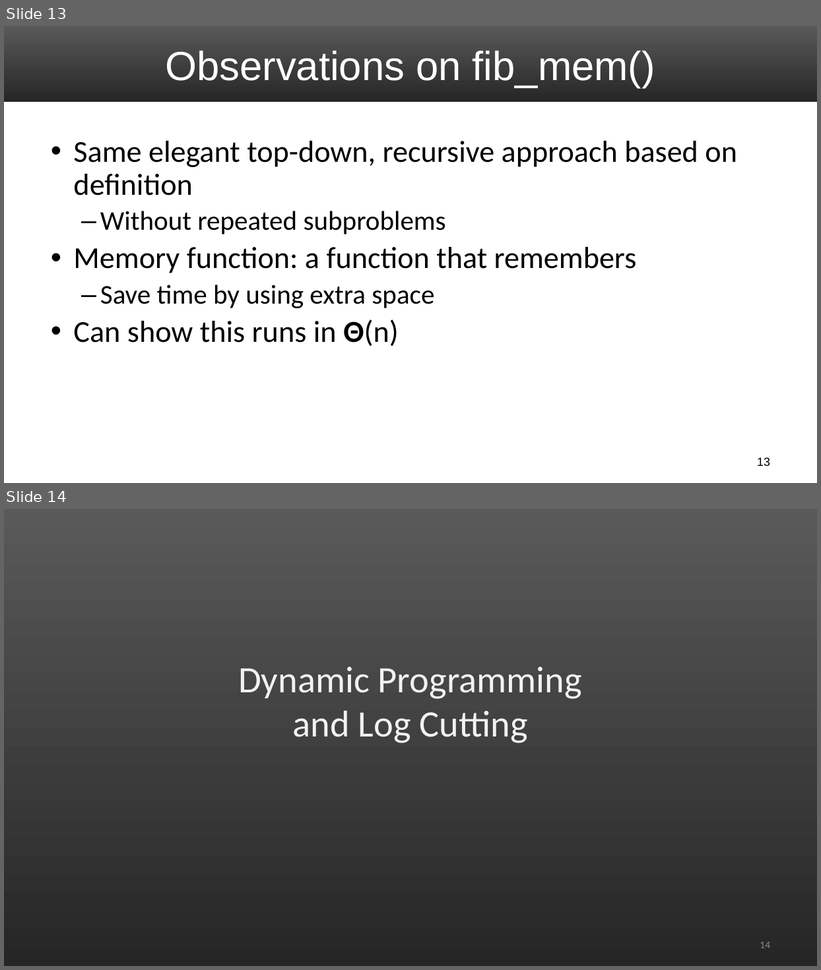
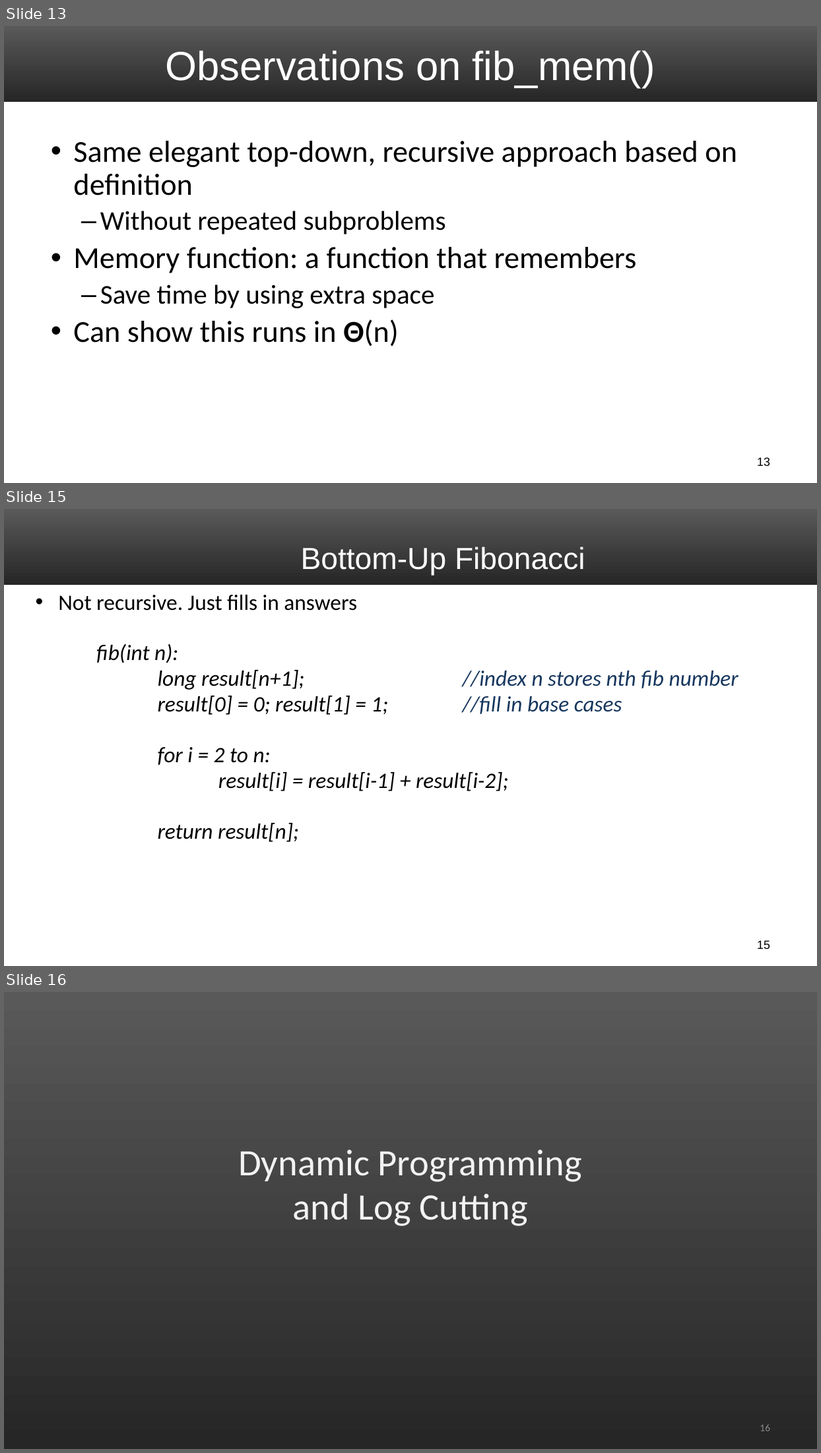
Before and after one commit to markfloryan/dsa2, a slide deck: slides/05-DPRodCut.pptx. Shown one above the other, each under a label of ours: slides 13 and 14 before the commit, slides 13, 15 and 16 after it; the slides between them are not shown. The pictures are 821x970 and 821x1453 pixels, drawn with LibreOffice and Linux fonts; fonts in the diff are those of the drawing. Boxes give left, top, right and bottom in pixels: in the first picture for what was removed or moved away, otherwise in the second. Text is boxed around its words. In the diff, an @@ line names an element or a change of style, - is before the commit and + after.

```diff
--- a/slides/05-DPRodCut.pptx
+++ b/slides/05-DPRodCut.pptx
@@ slide 15 added at [4,509,817,966], background #FFFFFF; not listed: 1 template element that a slide beside it also shows @@
@@ title added at [301,547,585,576], 36 pt, text #FFFFFF @@
+Bottom-Up Fibonacci
@@ text added at [58,595,739,842], 26 pt, text #000000, italic @@
+• Not recursive. Just fills in answers
+fib(int n):
+long result[n+1]; //index n stores nth fib number
+result[0] = 0; result[1] = 1; //fill in base cases
+for i = 2 to n:
+result[i] = result[i-1] + result[i-2];
+return result[n];
@@ page number added at [757,941,770,949], 14 pt, text #000000 @@
+15
@@ what was slide 14 is now slide 16 @@
@@ page number at [760,1425,770,1432]: text changed @@
-14
+16
```
Also in this commit, not shown: 2 slides changed, 1 other slide added.
